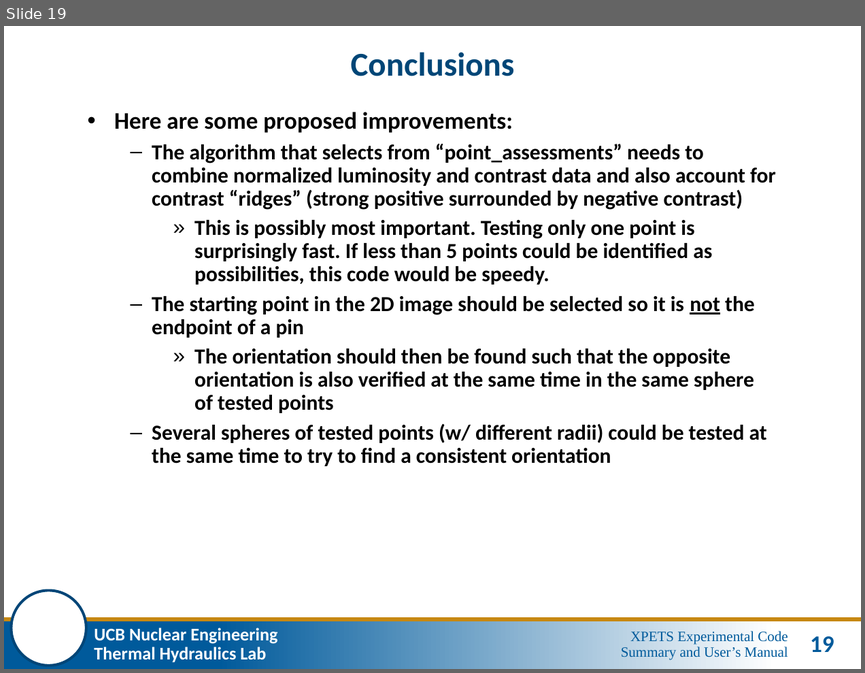
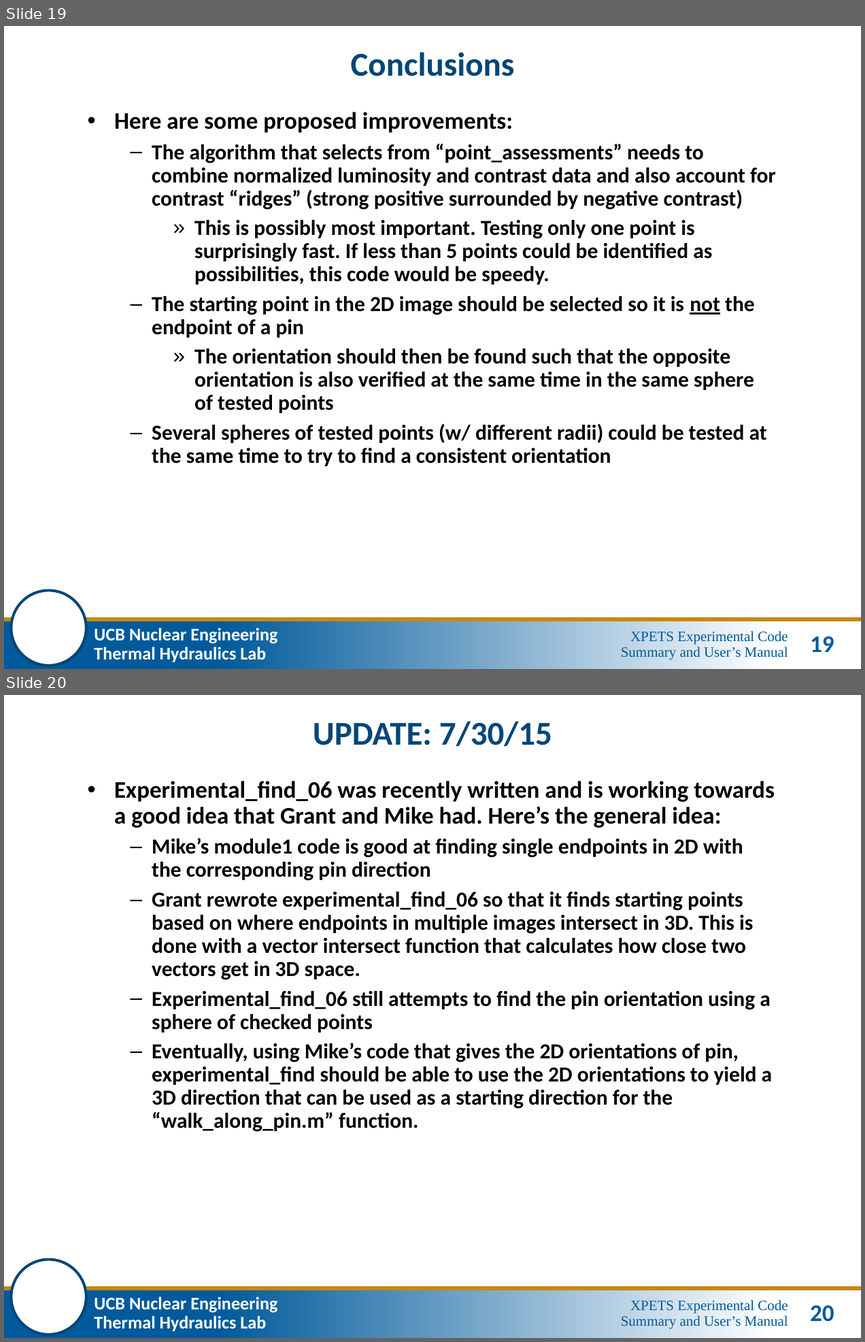
Before and after one commit to grantbuster/xpets, a slide deck: XPETS Experimental Manual.pptx. Shown one above the other, each under a label of ours: slide 19 before the commit, slides 19 and 20 after it. The pictures are 865x673 and 865x1342 pixels, drawn with LibreOffice and Linux fonts; fonts in the diff are those of the drawing; background and template pictures are left out. Boxes give left, top, right and bottom in pixels: in the first picture for what was removed or moved away, otherwise in the second. Text is boxed around its words. In the diff, an @@ line names an element or a change of style, - is before the commit and + after.

```diff
--- a/XPETS Experimental Manual.pptx
+++ b/XPETS Experimental Manual.pptx
@@ slide 20 added at bbox=[4, 695, 861, 1338], background #FFFFFF; not listed: 6 template elements that a slide beside it also shows @@
@@ title added at bbox=[313, 721, 552, 747], 28 pt, text #004677, bold @@
+UPDATE: 7/30/15
@@ text added at bbox=[114, 781, 774, 1132], 18 pt, text #000000, bold @@
+• Experimental_find_06 was recently written and is working towards a good idea that Grant and Mike had. Here’s the general idea:
+  – Mike’s module1 code is good at finding single endpoints in 2D with the corresponding pin direction
+  – Grant rewrote experimental_find_06 so that it finds starting points based on where endpoints in multiple images intersect in 3D. This is done with a vector intersect function that calculates how close two vectors get in 3D space.
+  – Experimental_find_06 still attempts to find the pin orientation using a sphere of checked points
+  – Eventually, using Mike’s code that gives the 2D orientations of pin, experimental_find should be able to use the 2D orientations to yield a 3D direction that can be used as a starting direction for the “walk_along_pin.m” function.
```
Also in this commit, not shown: 1 other file.
